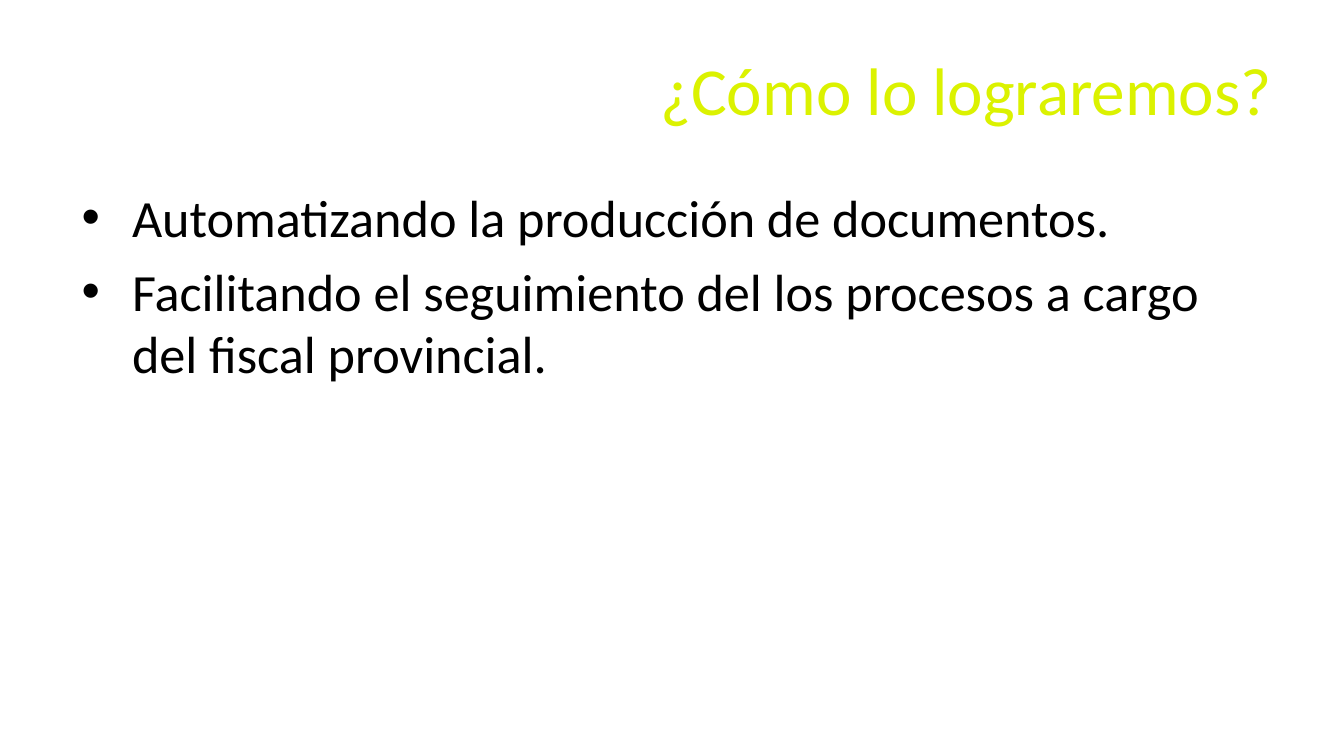
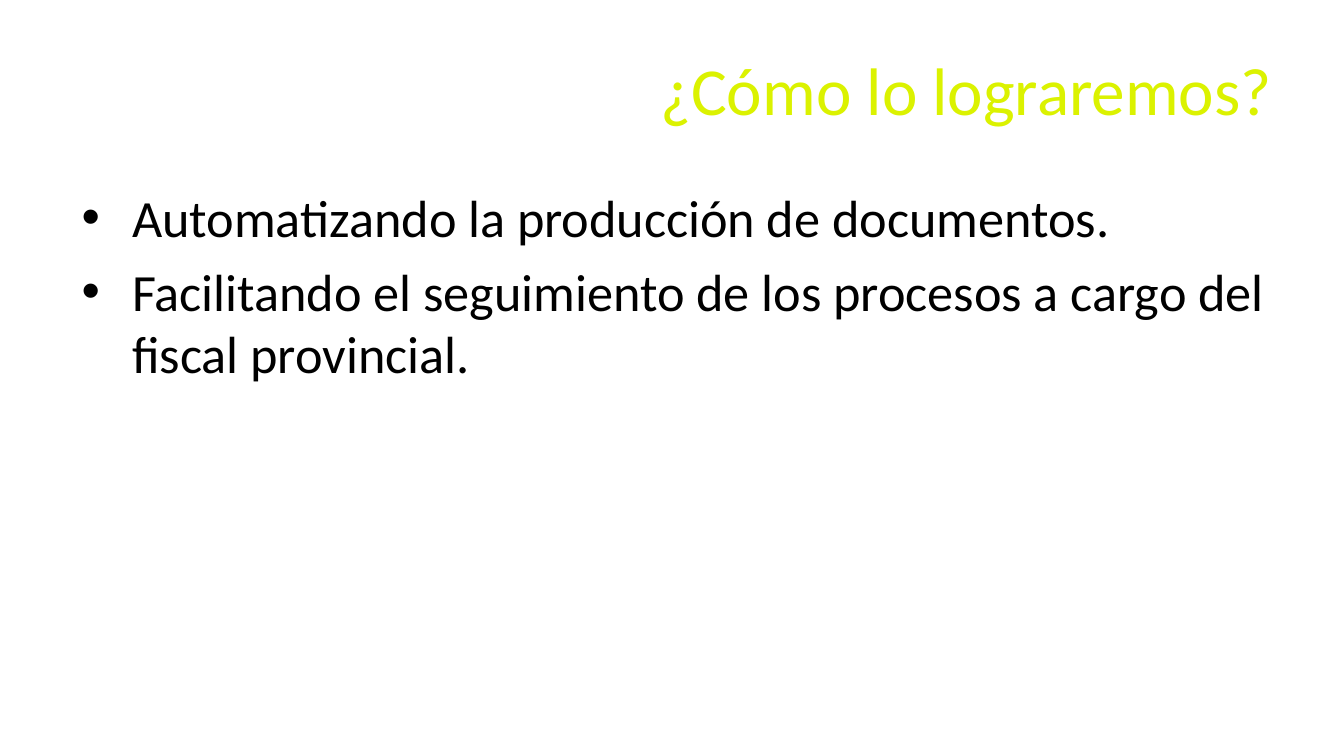
Before and after one commit to eliasjurado/ministerio-publico-winforms, a slide deck: slide 16 of 01-Documentación/Presentación.pptx (slide 14 before the commit). Drawn at 1344x756 pixels with LibreOffice and Linux fonts; fonts in the diff are those of the drawing; background and template pictures are left out. Boxes give left, top, right and bottom in pixels: in the first picture for what was removed or moved away, otherwise in the second. Text is boxed around its words. In the diff, an @@ line names an element or a change of style, - is before the commit and + after.

```diff
--- a/01-Documentación/Presentación.pptx
+++ b/01-Documentación/Presentación.pptx
@@ text at (132, 274, 1263, 382): text changed @@
-• Facilitando el seguimiento del los procesos a cargo del fiscal provincial.
+• Facilitando el seguimiento de los procesos a cargo del fiscal provincial.
```
Also in this commit, not shown: 2 slides added, 3 other files.
